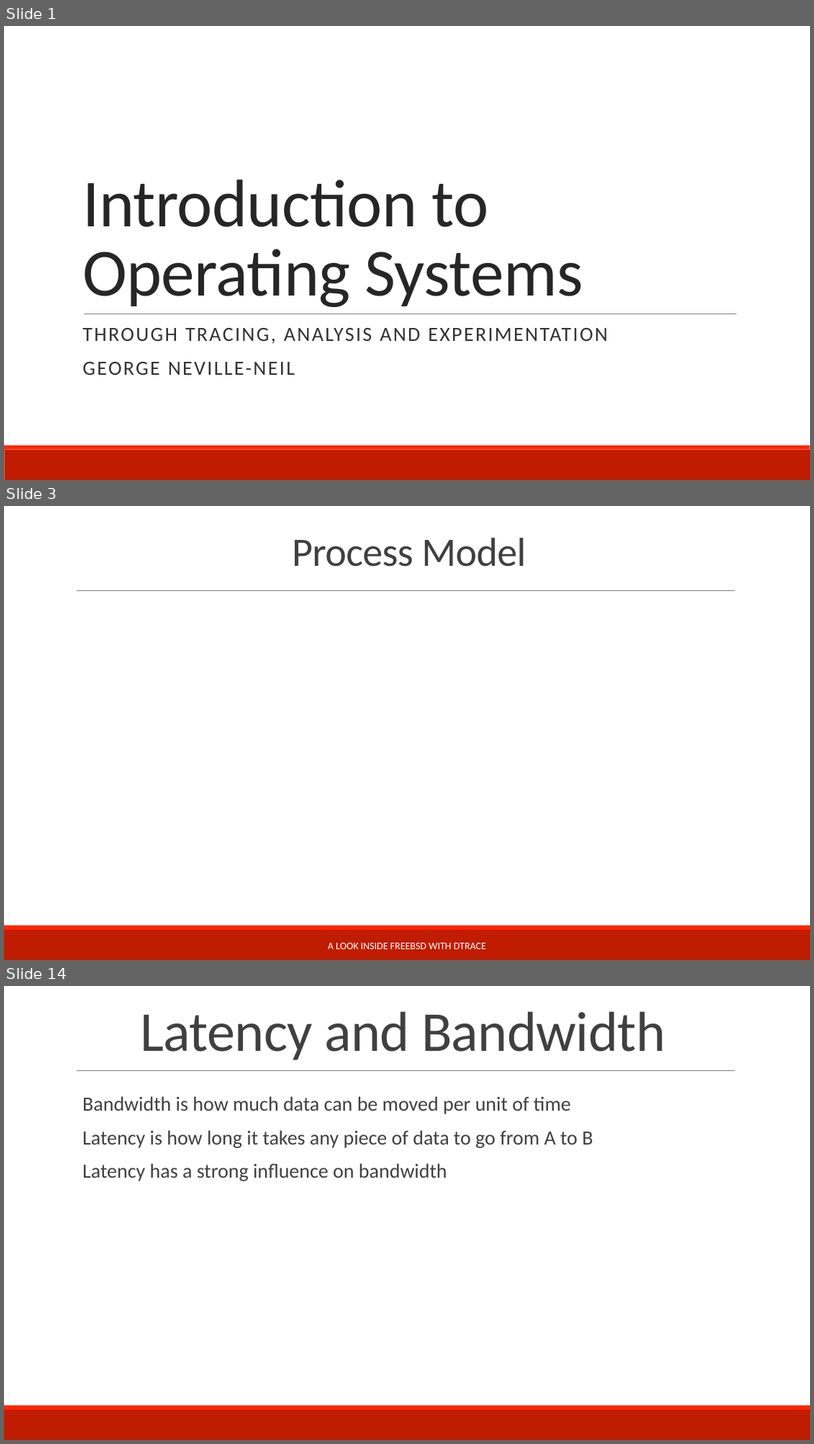
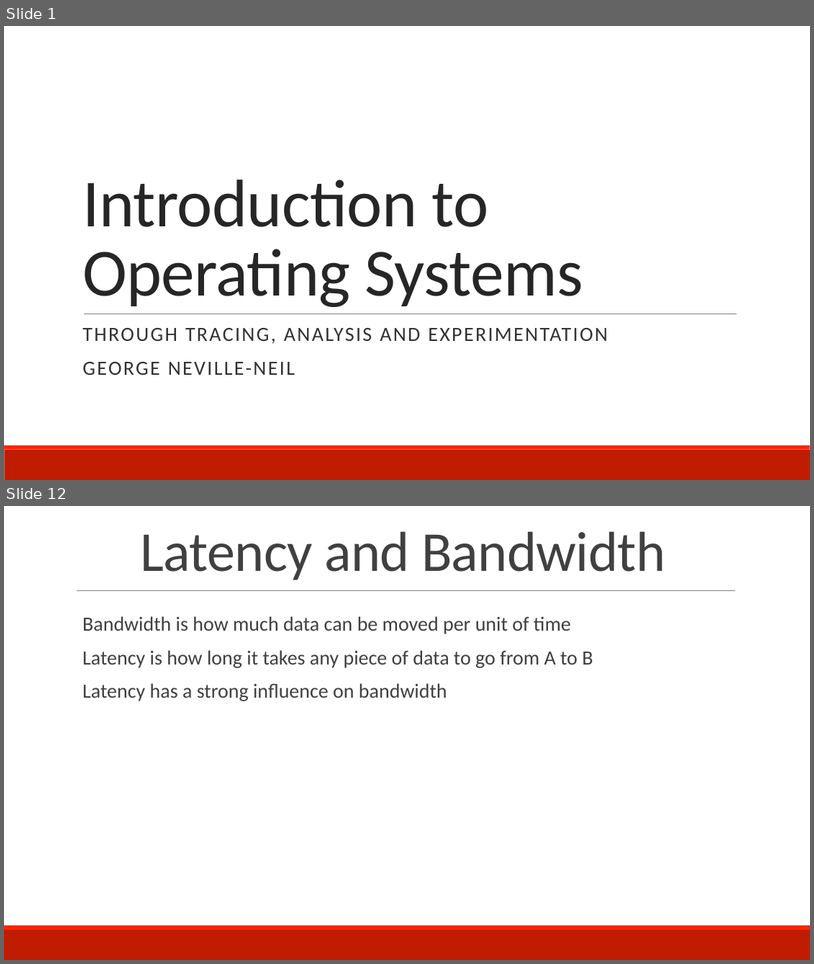
Before and after one commit to teachbsd/course, a slide deck: undergraduate/lectures/communication.pptx. Shown one above the other, each under a label of ours: slides 1, 3 and 14 before the commit, slides 1 and 12 after it; the slides between them are not shown. The pictures are 814x1444 and 814x964 pixels, drawn with LibreOffice and Linux fonts; fonts in the diff are those of the drawing; background and template pictures are left out. Boxes give left, top, right and bottom in pixels: in the first picture for what was removed or moved away, otherwise in the second. Text is boxed around its words. In the diff, an @@ line names an element or a change of style, - is before the commit and + after.

```diff
--- a/undergraduate/lectures/communication.pptx
+++ b/undergraduate/lectures/communication.pptx
@@ slide 3 removed at [4, 506, 810, 960], background #FFFFFF; not listed: 3 template elements that a slide beside it also shows @@
@@ title removed at [292, 538, 526, 566] @@
-Process Model
@@ text removed at [328, 942, 486, 949] @@
-A LOOK INSIDE FREEBSD WITH DTRACE
@@ what was slide 14 is now slide 12 @@
```
Also in this commit, not shown: 21 slides changed, 8 slides added, 12 other slides removed.
